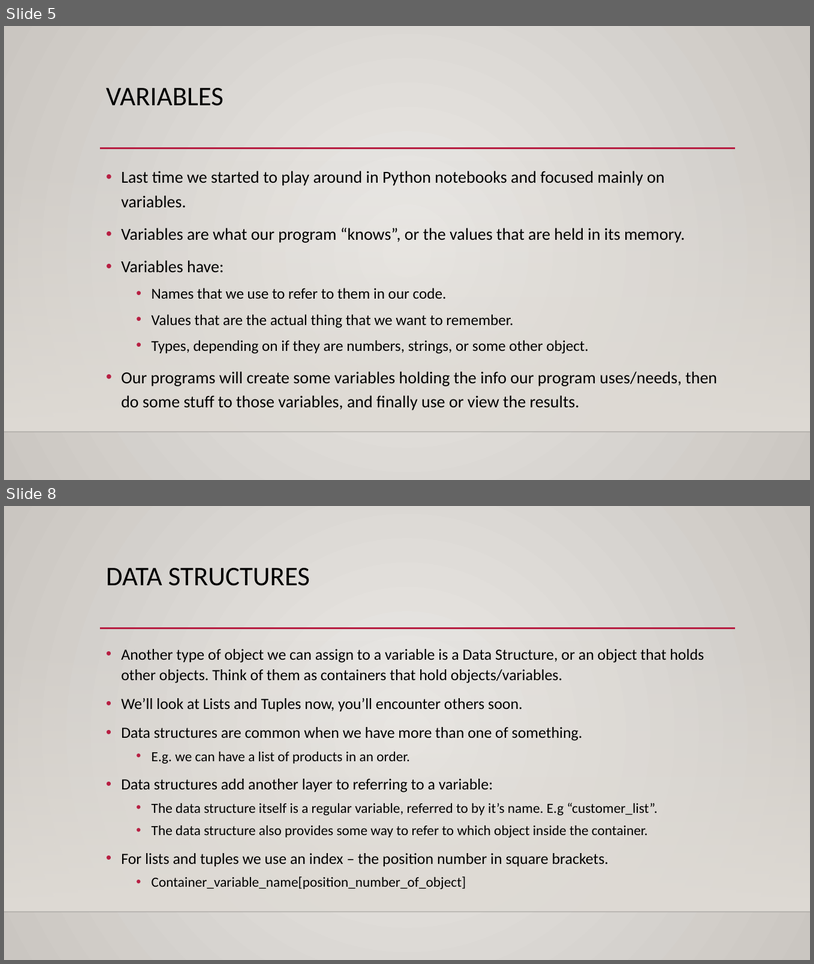
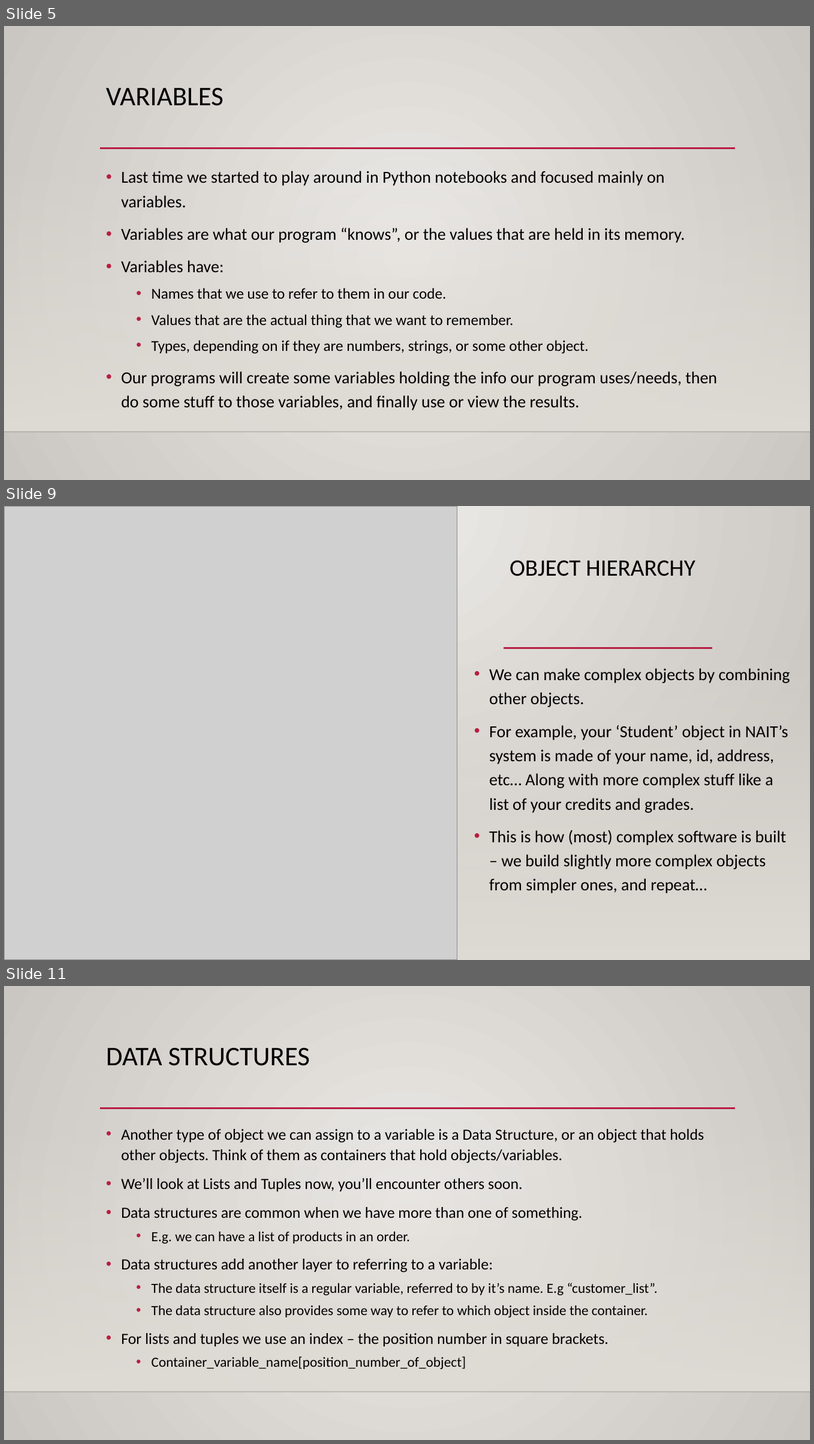
Before and after one commit to AkeemSemperDataScience/Programming_Basics_for_Machine_Learning_Students, a slide deck: reference_material/slides/002_vars_and_control.pptx. Shown one above the other, each under a label of ours: slides 5 and 8 before the commit, slides 5, 9 and 11 after it; the slides between them are not shown. The pictures are 814x964 and 814x1444 pixels, drawn with LibreOffice and Linux fonts; fonts in the diff are those of the drawing; grey boxes stand for pictures; background and template pictures are left out. Boxes give left, top, right and bottom in pixels: in the first picture for what was removed or moved away, otherwise in the second. Text is boxed around its words. In the diff, an @@ line names an element or a change of style, - is before the commit and + after.

```diff
--- a/reference_material/slides/002_vars_and_control.pptx
+++ b/reference_material/slides/002_vars_and_control.pptx
@@ slide 9 added at [4, 506, 810, 960], background gradient #ECEAE7 to #CAC7C1; not listed: 3 template elements that a slide beside it also shows @@
@@ rectangle added at [4, 506, 810, 960], fill gradient #ECEAE7 to #CAC7C1 @@
@@ picture added at [4, 506, 458, 960] @@
@@ title added at [510, 560, 696, 576], 28 pt, text #000000 @@
+OBJECT HIERARCHY
@@ rectangle added at [4, 640, 810, 960], fill gradient #DFDBD5 @@
@@ line added from (504, 648) to (713, 648), #B71E42 2.5 pt @@
@@ text added at [489, 668, 791, 893], 20 pt, text #000000 @@
+• We can make complex objects by combining other objects.
+• For example, your ‘Student’ object in NAIT’s system is made of your name, id, address, etc… Along with more complex stuff like a list of your credits and grades.
+• This is how (most) complex software is built – we build slightly more complex objects from simpler ones, and repeat…
@@ what was slide 8 is now slide 11 @@
```
Also in this commit, not shown: 5 slides changed, 10 other slides added, 1 slide removed, 1 other file.
